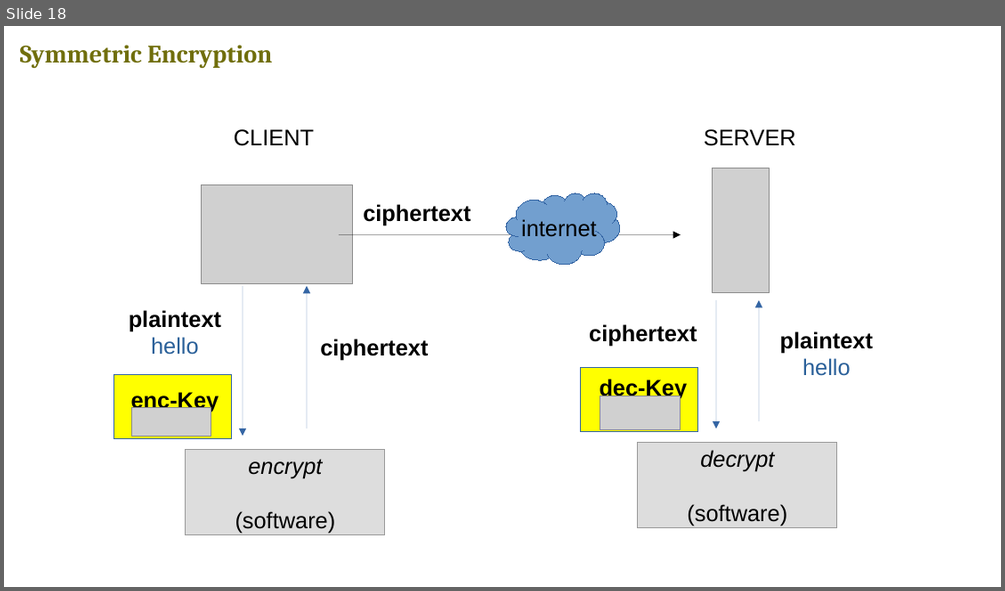
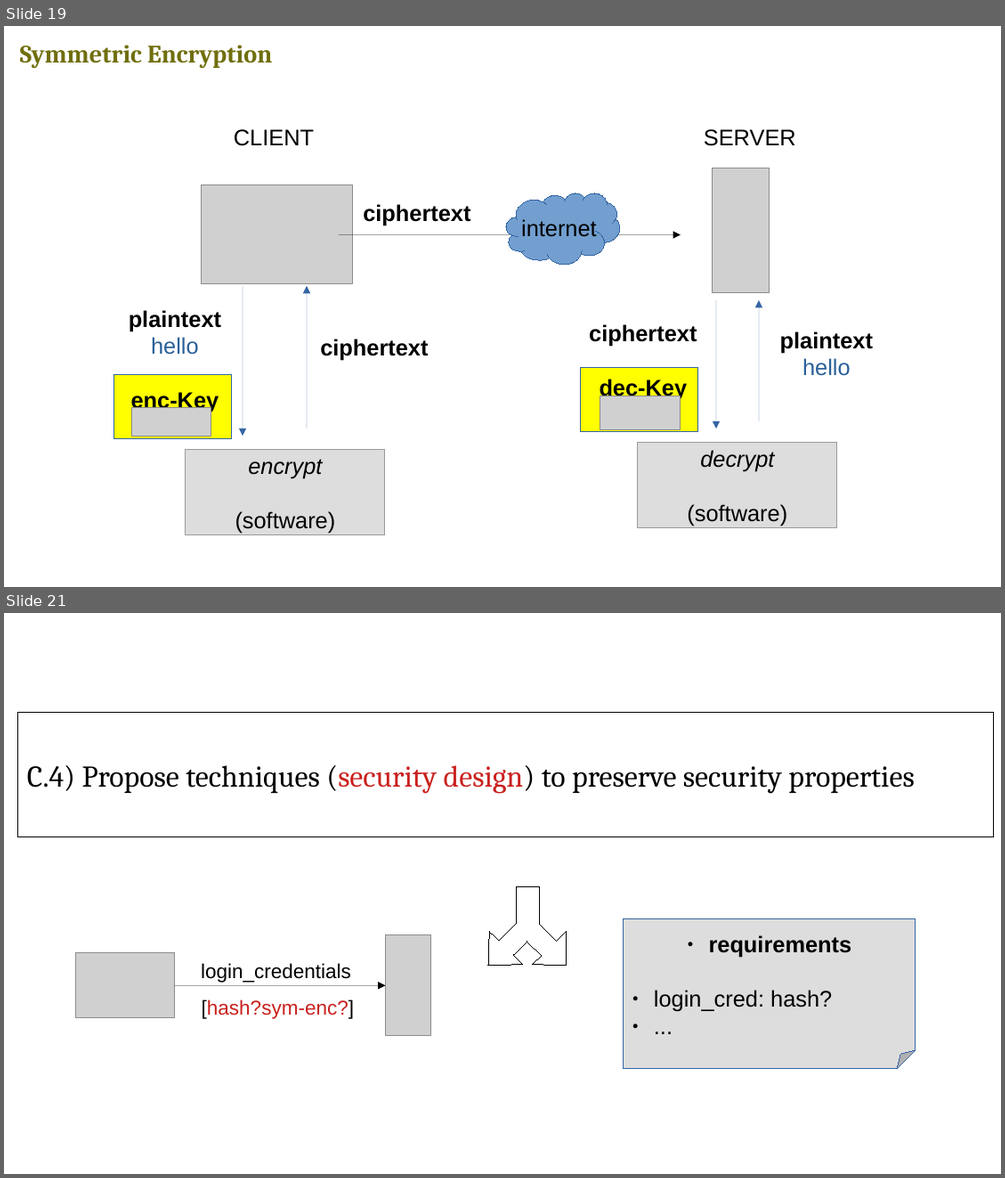
Before and after one commit to v-research/edu, a slide deck: futurolavoro_311Verona_2021/futurolavoro_slides.odp. Shown one above the other, each under a label of ours: slide 18 before the commit, slides 19 and 21 after it; the slides between them are not shown. The pictures are 1005x591 and 1005x1178 pixels, drawn with LibreOffice and Linux fonts; fonts in the diff are those of the drawing; grey boxes stand for pictures. Boxes give left, top, right and bottom in pixels: in the first picture for what was removed or moved away, otherwise in the second. Text is boxed around its words. In the diff, an @@ line names an element or a change of style, - is before the commit and + after.

```diff
--- a/futurolavoro_311Verona_2021/futurolavoro_slides.odp
+++ b/futurolavoro_311Verona_2021/futurolavoro_slides.odp
@@ slide 21 added at [4,613,1001,1174], background #FFFFFF @@
@@ rectangle added at [18,713,995,837], outline #000000 0 pt, 24 pt, text #000000 @@
+C.4) Propose techniques (security design) to preserve security properties
@@ freeform shape added at [488,887,566,965], outline #000000 0 pt @@
@@ folded corner added at [623,920,915,1069], fill #DDDDDD, outline #3465A4 0 pt, 18 pt, text #000000 @@
+● requirements
+● login_cred: hash?
+● ...
@@ picture added at [75,953,175,1018] @@
@@ picture added at [386,935,432,1036] @@
@@ arrow added from (175, 986) to (386, 986), #000000 0 pt @@
@@ text added at [201,963,351,982], 16 pt, text #000000 @@
+login_credentials
@@ text added at [202,999,354,1019], 16 pt, text #C9211E @@
+[hash?sym-enc?]
@@ what was slide 18 is now slide 19 @@
```
Also in this commit, not shown: 5 slides changed, 1 other slide added, 2 other files.
